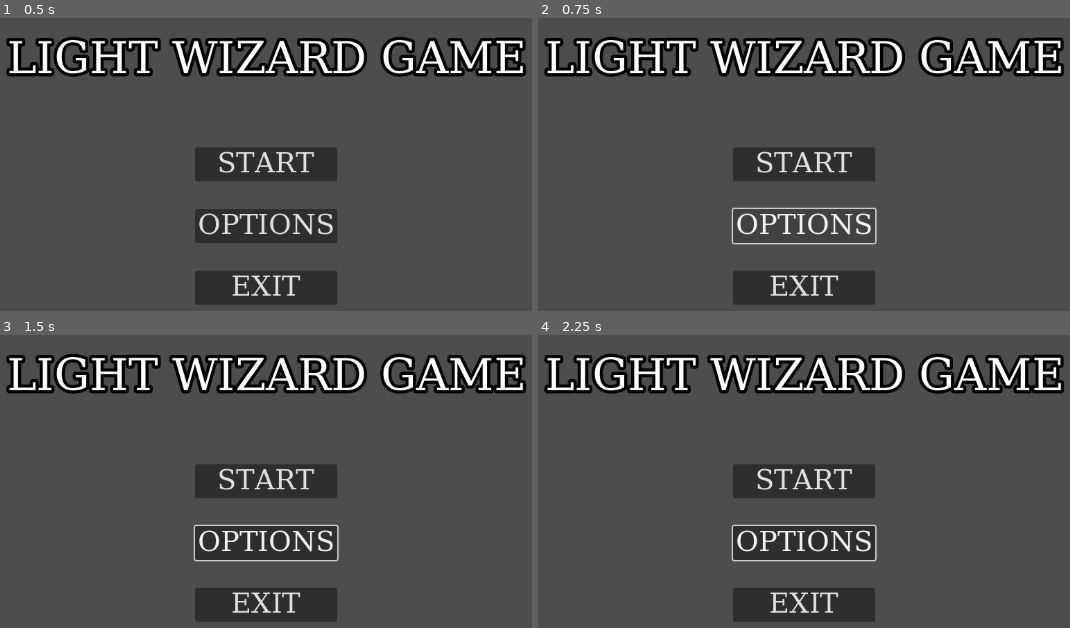
Above: before the commit, frames 1-4 (two rows, left to right).
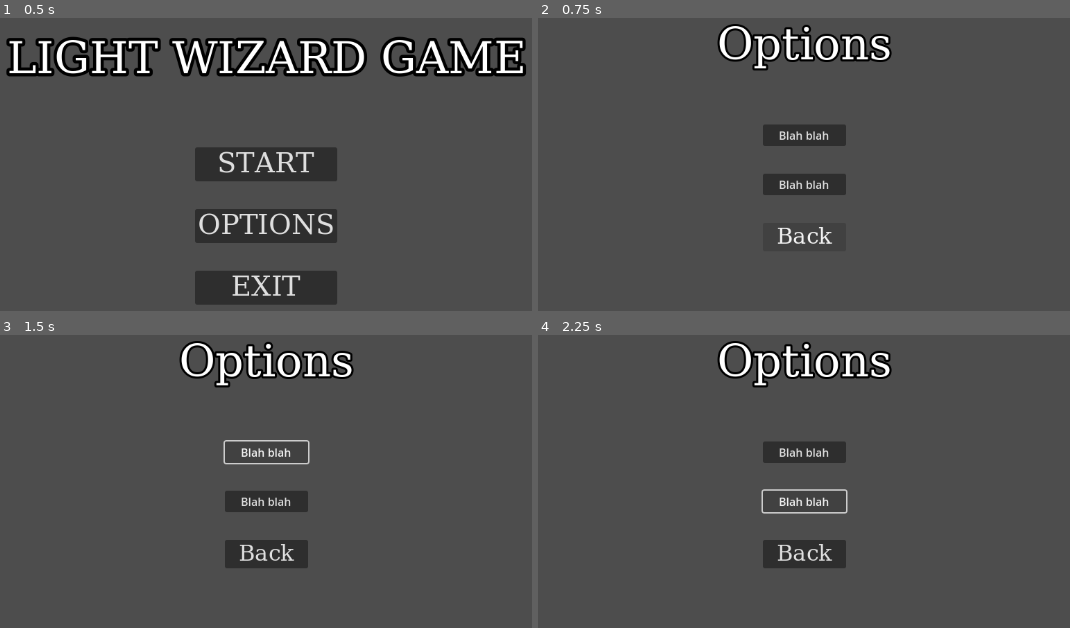
Above: after the commit, the same moments.

Repository: Obliii/projectlightbulb
Game: Godot game, scene res://scenes/main_menu.tscn
The game is run twice, just before and just after one commit, with the same random seed, the same clock (stepped at 60 frames per second) and the same inputs. Before the commit the project starts from res://scenes/menu.tscn.
Inputs (mouse positions are in pixels of both pictures, inside the frame that each line leads up to):
- Up to frame 1 (0.5 s): no input
- Up to frame 2 (0.75 s): click "OPTIONS" at 0.5 s
- Up to frame 3 (1.5 s): click (266, 452) at 1.25 s, where only the run after the commit has a clickable "Blah blah"
- Up to frame 4 (2.25 s): click (804, 502) at 2 s, where only the run after the commit has a clickable "Blah blah"

Frame 1 is identical in both runs. In frame 2, 18% of the frame differs, in the area x 1-99%, y 2-98%; in frame 3, 19%; in frame 4, 19%.

Commit message:
Added Options Menu / Changed Menu scene name

Diff:
--- a/project.godot
+++ b/project.godot
@@ -11,6 +11,6 @@
 [application]
 
 config/name="Light Themed GameJam Project"
-run/main_scene="res://scenes/menu.tscn"
+run/main_scene="res://scenes/main_menu.tscn"
 config/features=PackedStringArray("4.2", "Forward Plus")
 config/icon="res://icon.svg"
--- a/scenes/menu.tscn
+++ b/scenes/main_menu.tscn
@@ -1,6 +1,7 @@
-[gd_scene load_steps=4 format=3 uid="uid://p2stssxfagl1"]
+[gd_scene load_steps=5 format=3 uid="uid://dfd63amnu5qhu"]
 
-[ext_resource type="Script" path="res://scripts/menu.gd" id="1_dov26"]
+[ext_resource type="Script" path="res://scripts/main_menu.gd" id="1_pndb1"]
+[ext_resource type="PackedScene" uid="uid://day7umjfyes1g" path="res://scenes/options_menu.tscn" id="2_pejd7"]
 
 [sub_resource type="SystemFont" id="SystemFont_d2gpc"]
 font_names = PackedStringArray("Fantasy")
@@ -15,7 +16,7 @@
 anchor_bottom = 1.0
 grow_horizontal = 2
 grow_vertical = 2
-script = ExtResource("1_dov26")
+script = ExtResource("1_pndb1")
 
 [node name="Background" type="TextureRect" parent="."]
 layout_mode = 1
@@ -87,3 +88,7 @@
 theme_override_fonts/font = SubResource("SystemFont_vwfav")
 theme_override_font_sizes/font_size = 40
 text = "EXIT"
+
+[node name="Options_Menu" parent="." instance=ExtResource("2_pejd7")]
+visible = false
+layout_mode = 1
--- /dev/null
+++ b/scenes/options_menu.tscn
@@ -0,0 +1,74 @@
+[gd_scene load_steps=4 format=3 uid="uid://day7umjfyes1g"]
+
+[ext_resource type="Script" path="res://scripts/options_menu.gd" id="1_vmmpu"]
+
+[sub_resource type="SystemFont" id="SystemFont_mw4n5"]
+font_names = PackedStringArray("Fantasy")
+
+[sub_resource type="SystemFont" id="SystemFont_uwiib"]
+font_names = PackedStringArray("Fantasy")
+
+[node name="Options_Menu" type="Control"]
+layout_mode = 3
+anchors_preset = 15
+anchor_right = 1.0
+anchor_bottom = 1.0
+grow_horizontal = 2
+grow_vertical = 2
+script = ExtResource("1_vmmpu")
+
+[node name="MarginContainer" type="MarginContainer" parent="."]
+layout_mode = 1
+anchors_preset = 15
+anchor_right = 1.0
+anchor_bottom = 1.0
+grow_horizontal = 2
+grow_vertical = 2
+theme_override_constants/margin_left = 12
+theme_override_constants/margin_top = 12
+theme_override_constants/margin_right = 12
+theme_override_constants/margin_bottom = 12
+
+[node name="VBoxContainer" type="VBoxContainer" parent="MarginContainer"]
+layout_mode = 2
+theme_override_constants/separation = 40
+
+[node name="Seperator" type="Control" parent="MarginContainer/VBoxContainer"]
+layout_mode = 2
+
+[node name="Label" type="Label" parent="MarginContainer/VBoxContainer"]
+layout_mode = 2
+theme_override_colors/font_outline_color = Color(0, 0, 0, 1)
+theme_override_constants/outline_size = 12
+theme_override_fonts/font = SubResource("SystemFont_mw4n5")
+theme_override_font_sizes/font_size = 64
+text = "Options"
+horizontal_alignment = 1
+vertical_alignment = 1
+
+[node name="HBoxContainer" type="HBoxContainer" parent="MarginContainer/VBoxContainer"]
+layout_mode = 2
+alignment = 1
+
+[node name="VBoxContainer" type="VBoxContainer" parent="MarginContainer/VBoxContainer/HBoxContainer"]
+layout_mode = 2
+theme_override_constants/separation = 40
+alignment = 1
+
+[node name="Seperator2" type="Control" parent="MarginContainer/VBoxContainer/HBoxContainer/VBoxContainer"]
+layout_mode = 2
+
+[node name="Placeholder1_Button" type="Button" parent="MarginContainer/VBoxContainer/HBoxContainer/VBoxContainer"]
+layout_mode = 2
+text = "Blah blah"
+
+[node name="Placeholder2_Button" type="Button" parent="MarginContainer/VBoxContainer/HBoxContainer/VBoxContainer"]
+layout_mode = 2
+text = "Blah blah"
+
+[node name="Back_Button" type="Button" parent="MarginContainer/VBoxContainer/HBoxContainer/VBoxContainer"]
+custom_minimum_size = Vector2(120, 0)
+layout_mode = 2
+theme_override_fonts/font = SubResource("SystemFont_uwiib")
+theme_override_font_sizes/font_size = 32
+text = "Back"
--- /dev/null
+++ b/scripts/main_menu.gd
@@ -0,0 +1,34 @@
+class_name MainMenu
+extends Control
+
+@onready var start_button = $MarginContainer/HBoxContainer/VBoxContainer/Start_Button as Button
+@onready var exit_button = $MarginContainer/HBoxContainer/VBoxContainer/Exit_Button as Button
+@onready var options_button = $MarginContainer/HBoxContainer/VBoxContainer/Options_Button as Button
+@onready var options_menu = $Options_Menu as OptionsMenu
+@onready var margin_container = $MarginContainer as MarginContainer
+
+@export var start_level = preload("res://Scenes/main.tscn") as PackedScene
+
+func _ready():
+		handle_connecting_signals()
+
+func on_start_pressed() -> void:
+	get_tree().change_scene_to_packed(start_level)
+
+func on_options_pressed() -> void:
+	margin_container.visible = false
+	options_menu.set_process(true)
+	options_menu.visible = true
+
+func on_exit_pressed() -> void:
+	get_tree().quit()
+
+func on_exit_options_menu() -> void:
+	margin_container.visible = true
+	options_menu.visible = false
+
+func handle_connecting_signals() -> void:
+	start_button.button_down.connect(on_start_pressed)
+	options_button.button_down.connect(on_options_pressed)
+	exit_button.button_down.connect(on_exit_pressed)
+	options_menu.exit_options_menu.connect(on_exit_options_menu)
--- a/scripts/menu.gd
+++ /dev/null
@@ -1,16 +0,0 @@
-class_name MainMenu
-extends Control
-
-@onready var start_button = $MarginContainer/HBoxContainer/VBoxContainer/Start_Button
-@onready var exit_button = $MarginContainer/HBoxContainer/VBoxContainer/Exit_Button
-@export var start_level = preload("res://Scenes/main.tscn") as PackedScene
-
-func _ready():
-		start_button.button_down.connect(on_start_pressed)
-		exit_button.button_down.connect(on_exit_pressed)
-
-func on_start_pressed() -> void:
-	get_tree().change_scene_to_packed(start_level)
-
-func on_exit_pressed() -> void:
-		get_tree().quit()
--- /dev/null
+++ b/scripts/options_menu.gd
@@ -0,0 +1,14 @@
+class_name OptionsMenu
+extends Control
+
+@onready var back_button = $MarginContainer/VBoxContainer/HBoxContainer/VBoxContainer/Back_Button as Button
+
+
+signal exit_options_menu
+
+func _ready():
+	back_button.button_down.connect(on_exit_pressed)
+	set_process(false)
+
+func on_exit_pressed() -> void:
+	exit_options_menu.emit()
Not shown: 1 places in scenes/main.tscn that only renumber resources
